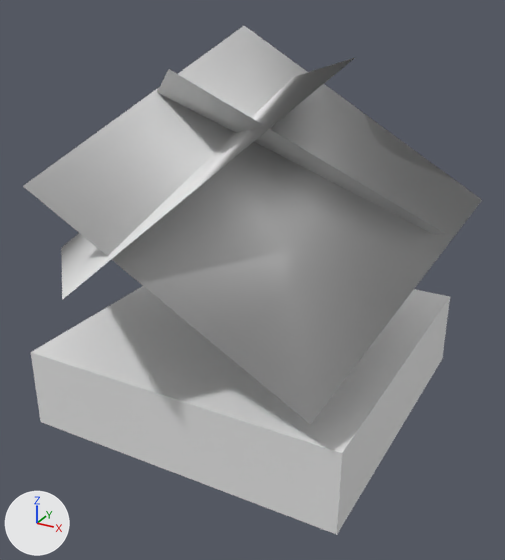
Renders of the OBJ model Assets/StreamingAssets/TileMeshes/BUSH.obj from each side of a commit.
The view is the same before and after, from a 50 mm camera at (1.93, -3.58, 2.58) aimed at (0.05, -0.15, 0.87). The lights are fixed; the arrows at lower left show +X, +Y and +Z. Where no turn or scale is listed for an object, it has been applied to the vertices.

Objects in the first picture: 'BUSH'.
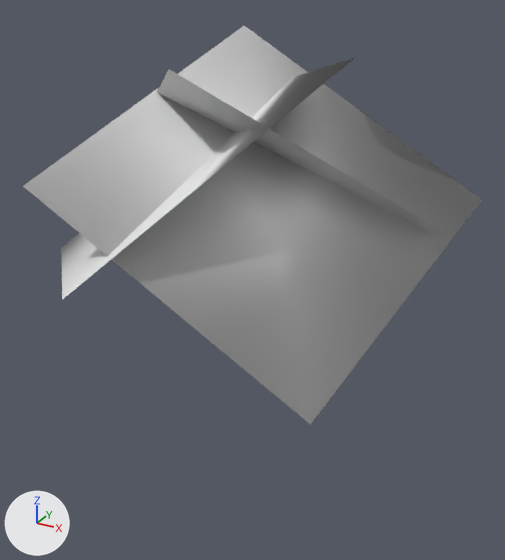
What the commit changed:
me_bush has 58 vertices, 73 faces and spans x -1.47..1.21, y -1.44..1.2, z 0.0..2.28.
me_bush is used by ob_bush; location (0.0, 0.0, 0.0).
me_bush part 1: the loose piece of 8 vertices spanning x -1.0..1.0, y -1.0..1.0, z 0.0..0.5 is deleted.

What differs and where, as boxes [x1, y1, x2, y2] in the pictures (505 x 560 px):
'BUSH', reshaped (22% shorter)
    before: [23, 26, 482, 535]
    after: [23, 26, 482, 424]
part 1 of me_bush, deleted
    before: [31, 286, 450, 535]
